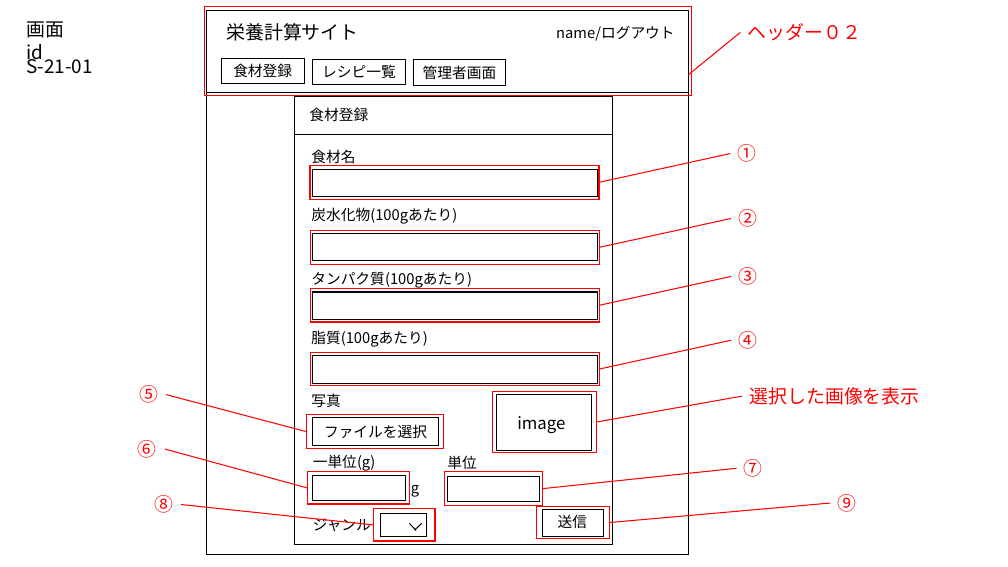
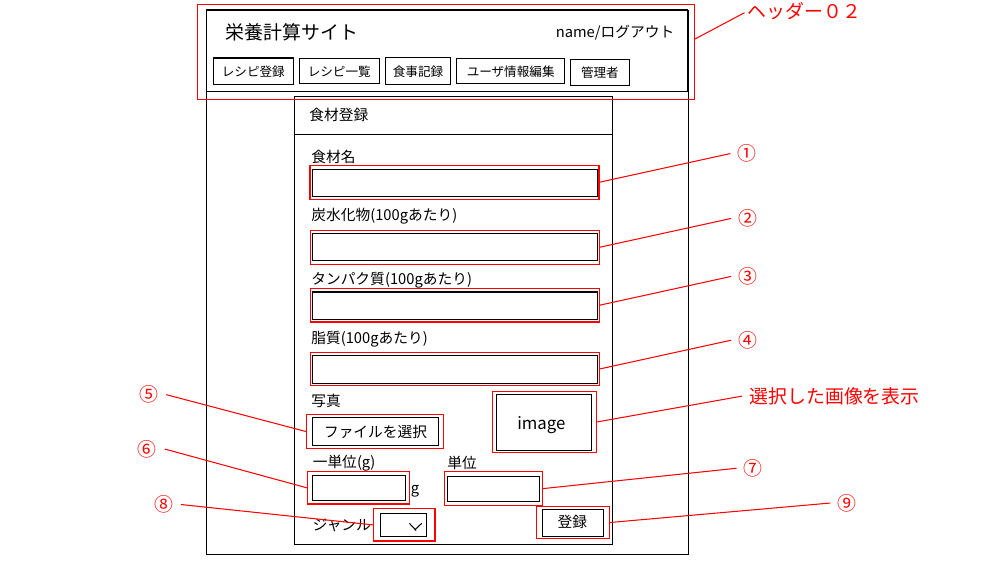
Before and after one commit to taku300/WebSystemSelf, a slide deck: slide 20 of Documents/Design_Documents/参考部品.pptx (slide 17 before the commit). Drawn at 1008x567 pixels with LibreOffice and Linux fonts; fonts in the diff are those of the drawing. Boxes give left, top, right and bottom in pixels: in the first picture for what was removed or moved away, otherwise in the second. Text is boxed around its words. In the diff, an @@ line names an element or a change of style, - is before the commit and + after.

```diff
--- a/Documents/Design_Documents/参考部品.pptx
+++ b/Documents/Design_Documents/参考部品.pptx
@@ text removed at (x1=26, y1=21, x2=64, y2=64) @@
-画面id
@@ rectangle resized from (x1=205, y1=6, x2=692, y2=95) to (x1=198, y1=5, x2=695, y2=99) @@
@@ line moved from (689, 75) - (740, 33) to (695, 39) - (745, 13) @@
@@ text "ヘッダー０２" moved from (x1=748, y1=23, x2=861, y2=40) to (x1=748, y1=2, x2=861, y2=19) @@
@@ text "S-21-01" rewrapped from (x1=26, y1=53, x2=93, y2=74) to (x1=0, y1=54, x2=5, y2=85) @@
@@ rectangle "レシピ登録" moved from (x1=221, y1=58, x2=304, y2=84) to (x1=213, y1=58, x2=293, y2=85) @@
@@ rectangle "レシピ一覧" resized from (x1=313, y1=59, x2=405, y2=85) to (x1=299, y1=59, x2=380, y2=84) @@
@@ rectangle "レシピ一覧" at (x1=299, y1=59, x2=380, y2=84): size 14 to 12 pt @@
@@ rectangle added at (x1=385, y1=58, x2=451, y2=85), outline #000000 1 pt, 12 pt, text #000000 @@
+食事記録
@@ rectangle added at (x1=457, y1=58, x2=565, y2=84), outline #000000 1 pt, 12 pt, text #000000 @@
+ユーザ情報編集
@@ rectangle "管理者" resized from (x1=414, y1=60, x2=506, y2=85) to (x1=570, y1=59, x2=630, y2=85) @@
@@ text in rectangle at (x1=222, y1=65, x2=285, y2=77): text changed; size 14 to 12 pt @@
-食材登録
+レシピ登録
@@ text in rectangle at (x1=581, y1=66, x2=619, y2=78): text changed; size 14 to 12 pt @@
-管理者画面
+管理者
@@ text at (x1=558, y1=514, x2=587, y2=528): text changed @@
-送信
+登録
```
Also in this commit, not shown: 15 other slides changed, 3 slides added, 34 other files.
